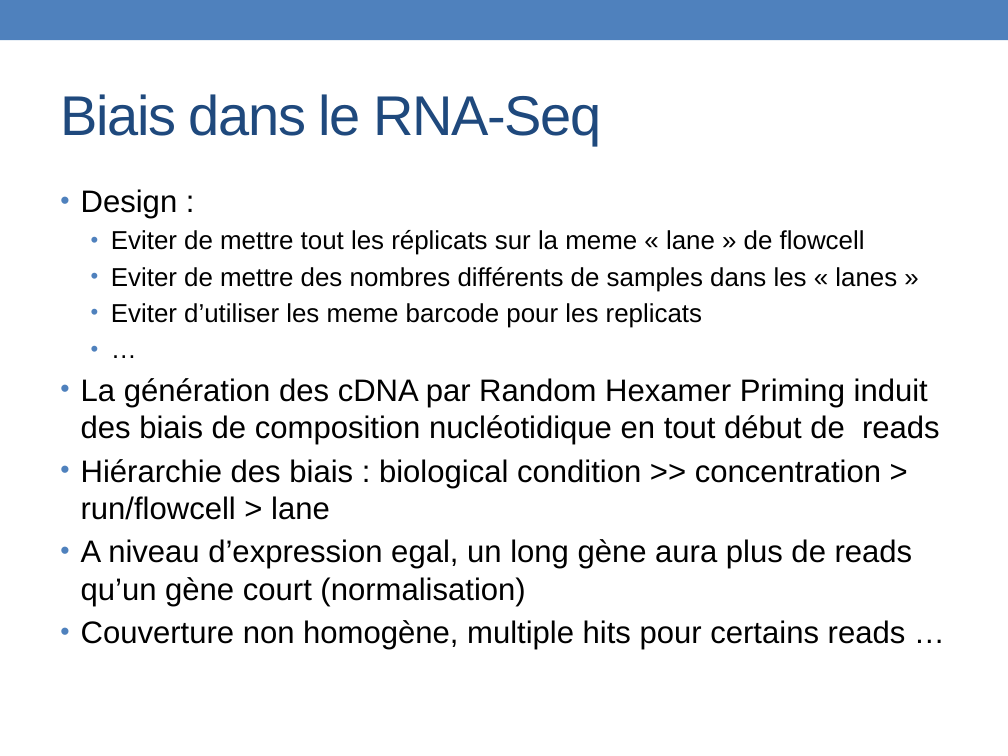
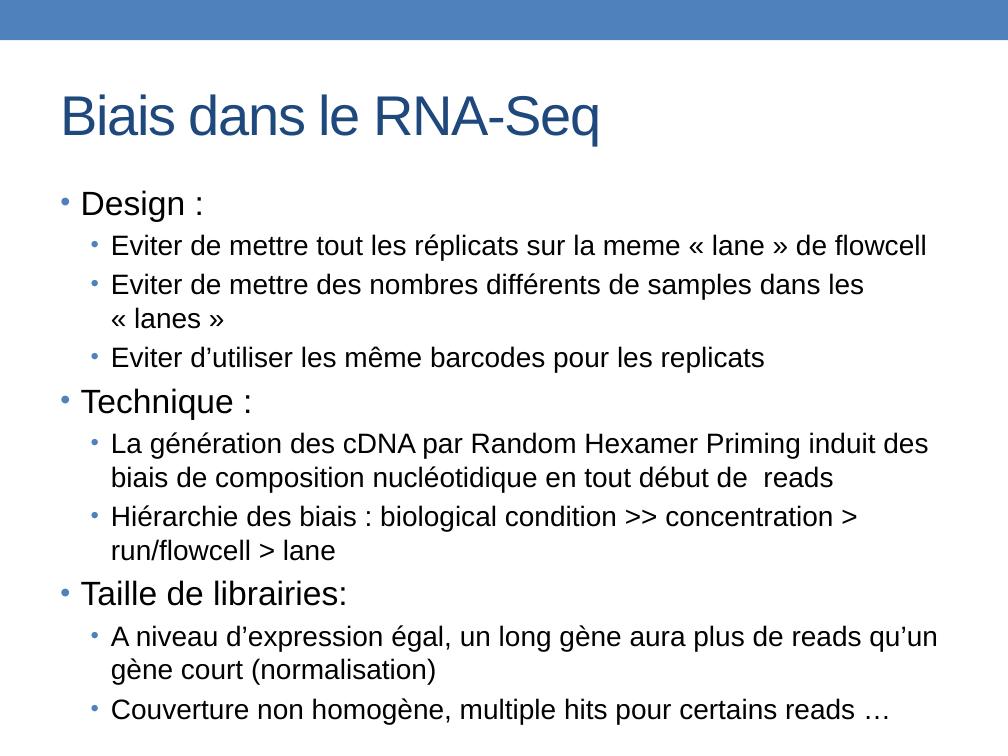
Before and after one commit to PF-BB/CentraleSupelec-R-genomics, a slide deck: slide 14 of docs/source/TP2/TP2_2061124.pptx (slide 15 before the commit). Drawn at 1008x756 pixels with LibreOffice and Linux fonts; fonts in the diff are those of the drawing. Boxes give left, top, right and bottom in pixels: in the first picture for what was removed or moved away, otherwise in the second. Text is boxed around its words. In the diff, an @@ line names an element or a change of style, - is before the commit and + after.

```diff
--- a/docs/source/TP2/TP2_2061124.pptx
+++ b/docs/source/TP2/TP2_2061124.pptx
@@ text at box(81, 190, 928, 724): size 22.2 to 24 pt in "Design :"; size 18.5 to 20 pt in "Eviter de mettre tout les réplicats sur ...", "Eviter de mettre des nombres différents de ..."; size 22.2 to 20 pt in "La génération des cDNA par Random Hexamer ...", "Hiérarchie des biais : biological condition >> ...", "Couverture non homogène, multiple hits pour certains ..."; list level 1 to 2 in "La génération des cDNA par ..."; list level 1 to 2 in "Hiérarchie des biais : biological ..."; list level 1 to 2 in "Couverture non homogène, multiple hits ..." @@
@@ text at box(81, 346, 765, 420): text changed; size 18.5 to 20 pt @@
-  • Eviter d’utiliser les meme barcode pour les replicats
-  • …
+  • Eviter d’utiliser les même barcodes pour les replicats
+• Technique :
@@ text at box(81, 580, 938, 685): text changed; size 22.2 to 20 pt @@
-• A niveau d’expression egal, un long gène aura plus de reads qu’un gène court (normalisation)
+• Taille de librairies:
+  • A niveau d’expression égal, un long gène aura plus de reads qu’un gène court (normalisation)
```
Also in this commit, not shown: 1 slide added, 4 slides removed, 11 other files.
